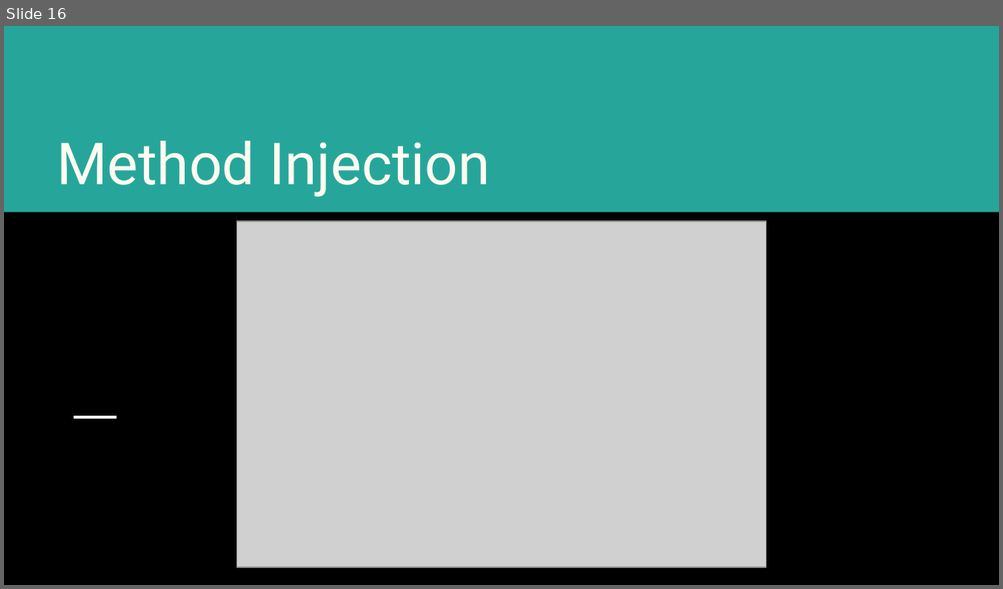
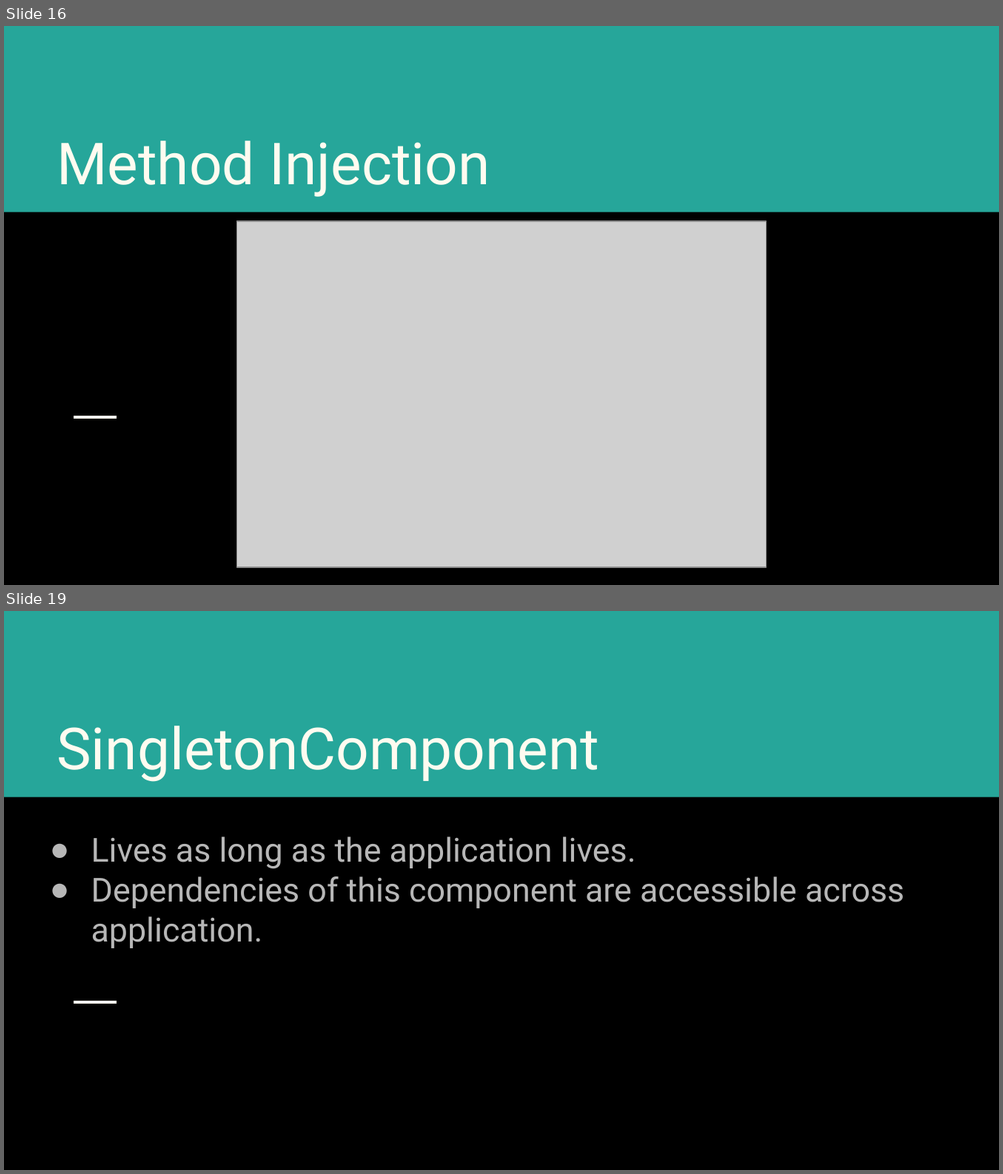
Before and after one commit to shamim-emon/hilt-session, a slide deck: Hilt-session-1.pptx. Shown one above the other, each under a label of ours: slide 16 before the commit, slides 16 and 19 after it; the slides between them are not shown. The pictures are 1003x589 and 1003x1174 pixels, drawn with LibreOffice and Linux fonts; fonts in the diff are those of the drawing; grey boxes stand for pictures. Boxes give left, top, right and bottom in pixels: in the first picture for what was removed or moved away, otherwise in the second. Text is boxed around its words. In the diff, an @@ line names an element or a change of style, - is before the commit and + after.

```diff
--- a/Hilt-session-1.pptx
+++ b/Hilt-session-1.pptx
@@ slide 19 added at (4,611,999,1170), background #000000; not listed: 2 template elements that a slide beside it also shows @@
@@ title added at (57,726,599,782), 42 pt, text #FFFBF0 @@
+SingletonComponent
@@ subtitle added at (91,837,904,948), 24 pt, text #B7B7B7 @@
+● Lives as long as the application lives.
+● Dependencies of this component are accessible across application.
```
Also in this commit, not shown: 1 slide changed, 10 other slides added, 1 other file.
